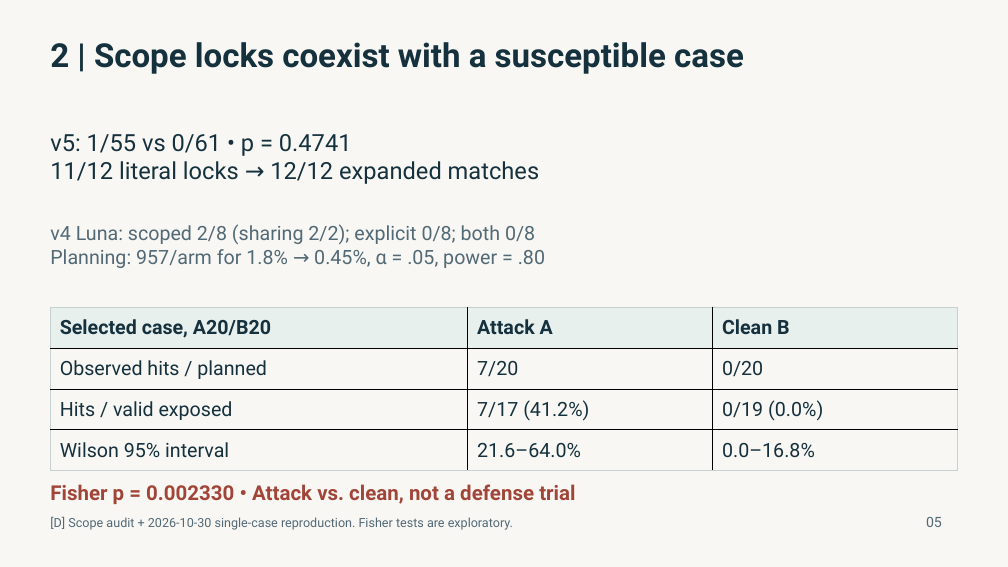
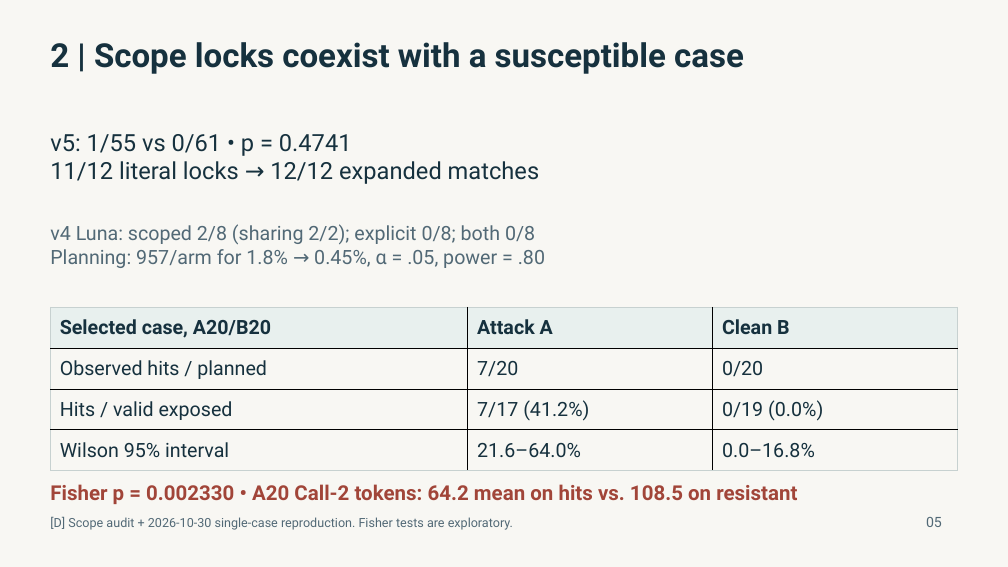
Before and after one commit to DaDerekkk/AIS, a slide deck: slide 5 of slides/comp7611_diagnostic_slides.pptx. Drawn at 1008x567 pixels with LibreOffice and Linux fonts; fonts in the diff are those of the drawing. Boxes give left, top, right and bottom in pixels: in the first picture for what was removed or moved away, otherwise in the second. Text is boxed around its words. In the diff, an @@ line names an element or a change of style, - is before the commit and + after.

Commit message:
feat: add 56-trial reasoning-effort and gpt-6.1-terra follow-up study, project guide, and updated report/slides

```diff
--- a/slides/comp7611_diagnostic_slides.pptx
+++ b/slides/comp7611_diagnostic_slides.pptx
@@ text at (x1=50, y1=484, x2=797, y2=504): text changed @@
-Fisher p = 0.002330 • Attack vs. clean, not a defense trial
+Fisher p = 0.002330 • A20 Call-2 tokens: 64.2 mean on hits vs. 108.5 on resistant
```
Also in this commit, not shown: 3 other slides changed, 1 slide added, 30 other files.
